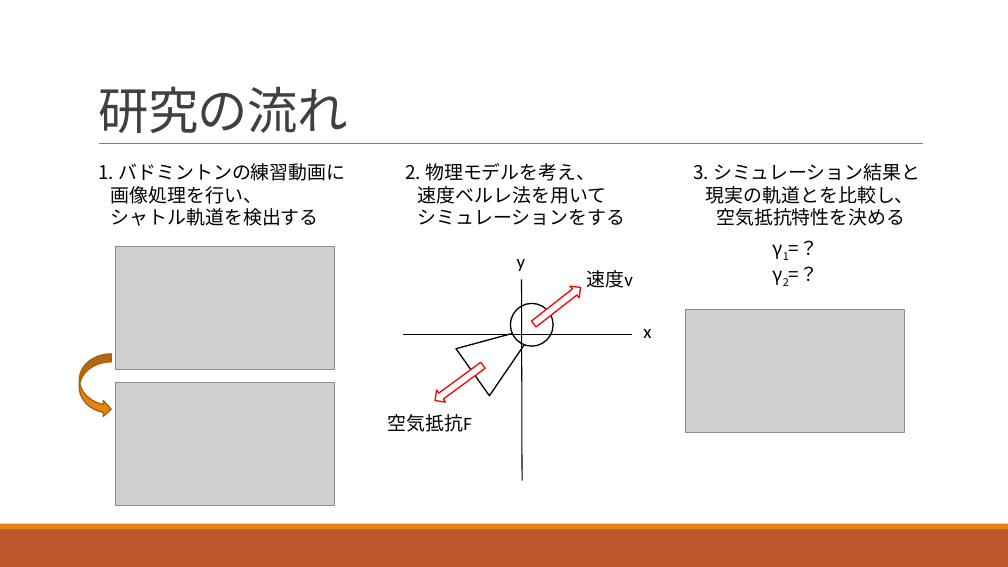
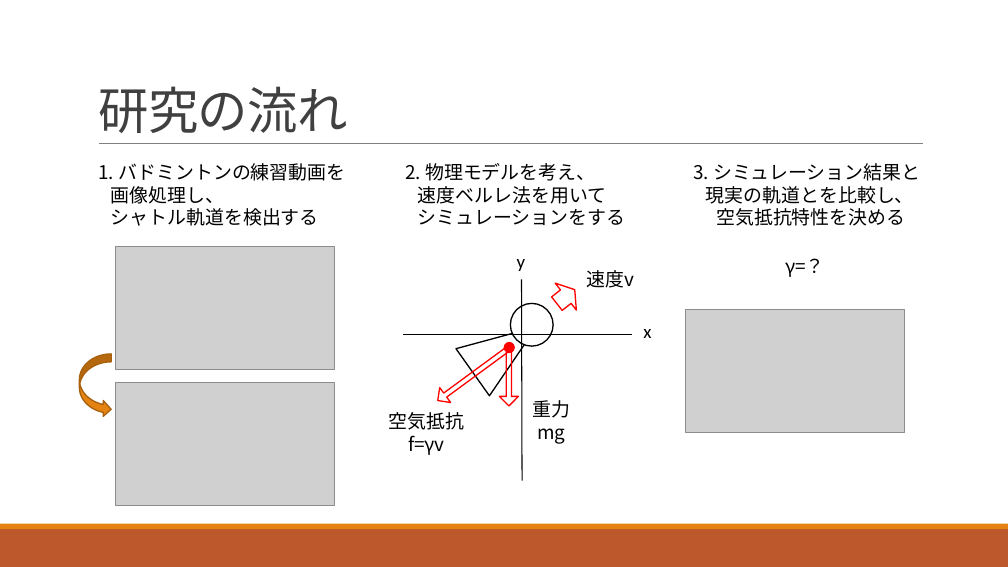
Before and after one commit to morishitamakoto0330/ShuttlecockSimulation, a slide deck: slide 4 of presentation/center_report.pptx. Drawn at 1008x567 pixels with LibreOffice and Linux fonts; fonts in the diff are those of the drawing; grey boxes stand for pictures. Boxes give left, top, right and bottom in pixels: in the first picture for what was removed or moved away, otherwise in the second. Text is boxed around its words. In the diff, an @@ line names an element or a change of style, - is before the commit and + after.

```diff
--- a/presentation/center_report.pptx
+++ b/presentation/center_report.pptx
@@ text at box(98, 163, 345, 204): text changed @@
-1. バドミントンの練習動画に
-画像処理を行い、
+1. バドミントンの練習動画を
+画像処理し、
@@ text "速度v" at box(587, 270, 635, 288): font Calibri to Noto Sans CJK JP @@
@@ text at box(785, 258, 825, 277): text changed @@
-γ1=？
-γ2=？
+γ=？
@@ right arrow: place and size @@
-right arrow at box(530, 281, 586, 330)
+right arrow at box(546, 276, 585, 317)
@@ right arrow at box(546, 276, 585, 317): fill #FFFFFF to none @@
@@ right arrow: place and size @@
-right arrow at box(431, 360, 488, 407)
+right arrow at box(432, 342, 512, 408)
@@ right arrow at box(432, 342, 512, 408): fill #FFFFFF to none; proportions changed @@
@@ right arrow added at box(500, 352, 519, 406), outline #FF0000 1.25 pt @@
@@ ellipse added at box(504, 343, 514, 352), fill #FF0000, outline #FF0000 1.25 pt @@
@@ text at box(389, 412, 465, 455): text changed; font Calibri to Noto Sans CJK JP @@
-空気抵抗F
+空気抵抗
+f=γv
@@ text added at box(533, 400, 571, 444), 18 pt, text #000000 @@
+重力
+mg
```
Also in this commit, not shown: 6 other slides changed, 1 slide added.
